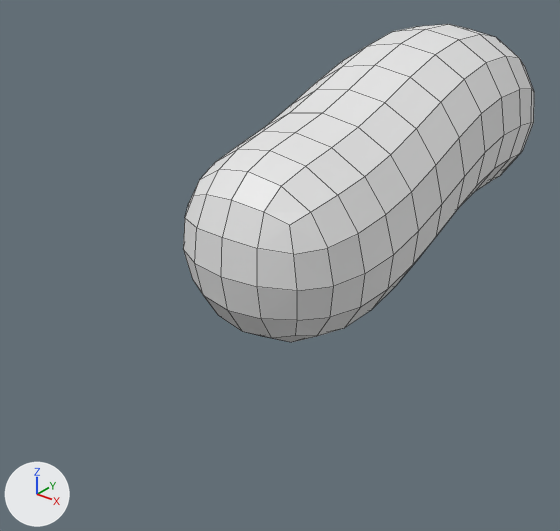
One commit to the Blender file Assets/Models/BlendFiles/QuadrupedEnemy.blend: the scene before it, then after it.
The view is the same before and after, from a camera (50 mm lens) standing at (0.946, -0.965, 0.688) and looking at (-0.096, 0.338, -0.12). Every picture has the same lights, and +X, +Y and +Z are marked at lower left. Mesh edges are drawn as thin lines.

In view in the first picture: 'CreatureBody'.
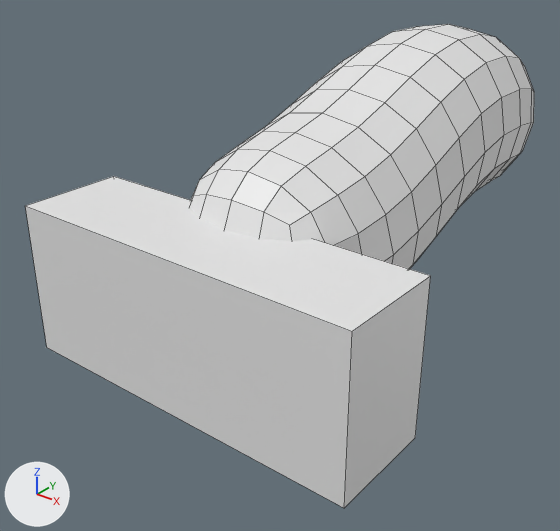
Commit message: Adds metalic body housing to quadruped enemy

What differs and where, as boxes (x1, y1, x2, y2) in the pictures (560 x 531 px):
'MetalicBodyHousing', added
    after: (25, 176, 431, 508)

Diff of the bpy script that builds the scene:
```diff
--- a/Assets/Models/BlendFiles/QuadrupedEnemy.blend.py
+++ b/Assets/Models/BlendFiles/QuadrupedEnemy.blend.py
@@ me_cube @@
+me_cube.from_pydata(...)  # a box spanning x -1.0..1.0, y -1.0..1.0, z -1.0..1.0
@@ ob_metalicbodyhousing @@
+ob_metalicbodyhousing = bpy.data.objects.new('MetalicBodyHousing', me_cube)
+ob_metalicbodyhousing.location = (0.0, 0.0, -0.075)
+ob_metalicbodyhousing.scale = (0.407, 0.119, 0.172)
```
